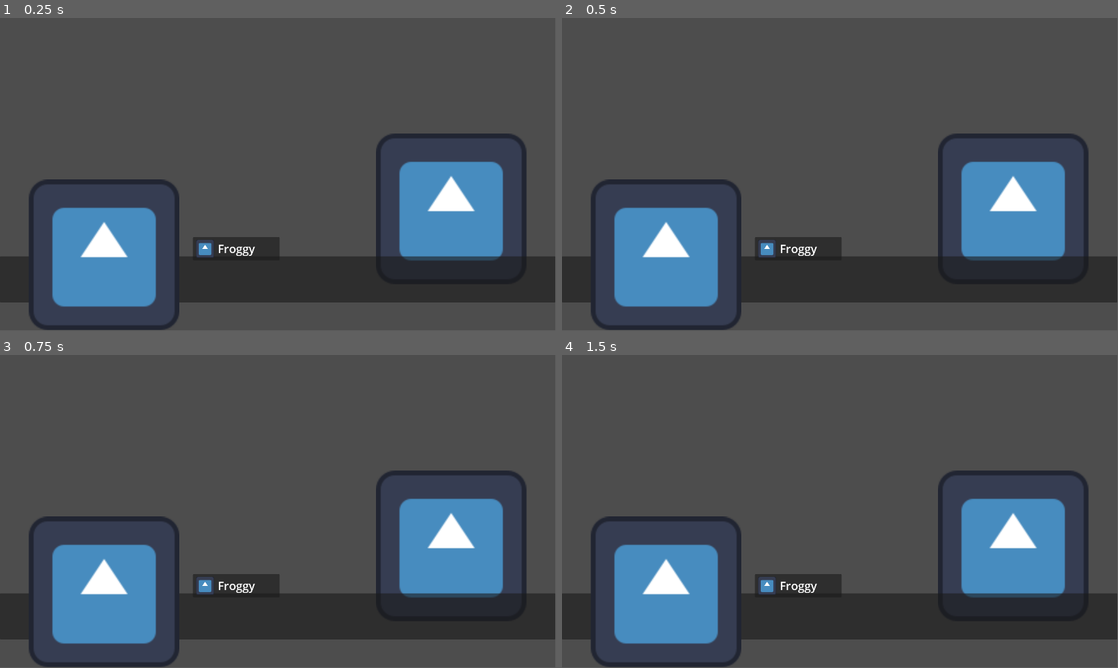
Above: before the commit, frames 1-4 (two rows, left to right).
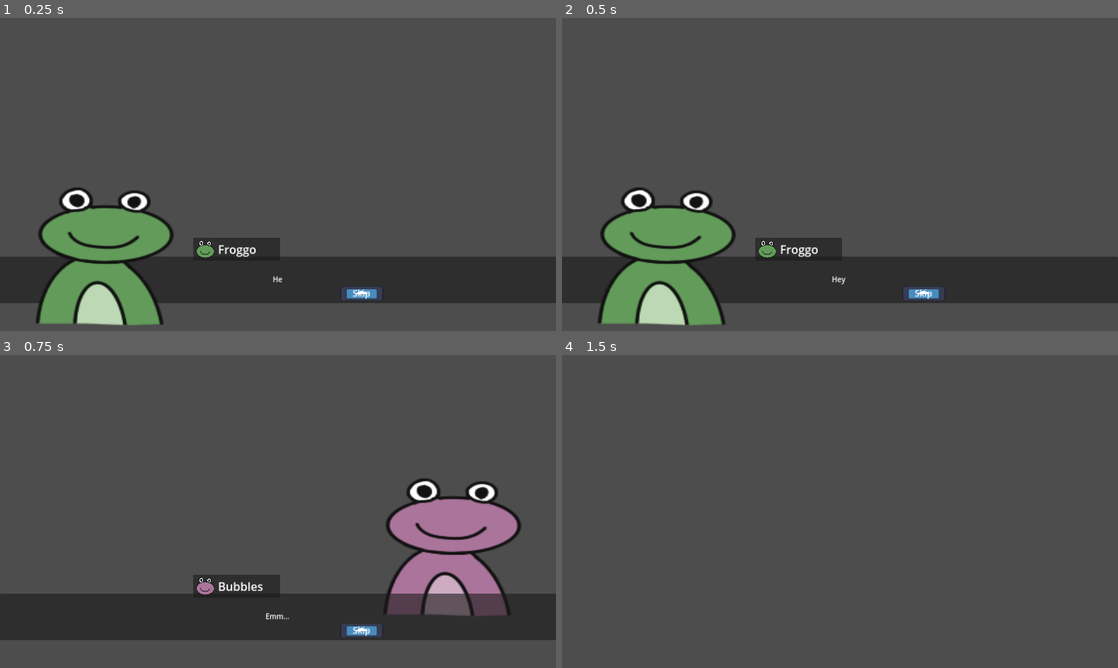
Above: after the commit, the same moments.

Repository: MrTadex/Disco-bubble-knight
Game: Godot game, scene res://Scenes/Chapter1.tscn
Same seed, same stepped clock (60 frames per second), same inputs: the game is played once before the commit and once after it. The engine's default icon, where the game draws it, is replaced by a stand-in: a white triangle on a blue panel in a dark square.
Inputs (mouse positions are in pixels of both pictures, inside the frame that each line leads up to):
- Up to frame 1 (0.25 s): no input
- Up to frame 2 (0.5 s): no input
- Up to frame 3 (0.75 s): click (361, 630) at 0.5 s, where only the run after the commit has a clickable "Skip"
- Up to frame 4 (1.5 s): click (923, 630) at 1.25 s, where only the run after the commit has a clickable "Skip"
In our replay, the window is 799x449 before the commit and 800x450 after it. These sizes can differ from the game's own. Grey fills any space a smaller window leaves; there, only what the larger window draws over its background counts as a difference.

The runs differ from the first frame. In frame 1, 19% of the frame differs, in the area x 0-100%, y 36-100%; in frame 2, 19%; in frame 3, 19%; in frame 4, 26%.

Commit message:
Added working dialogue system

Diff:
--- a/Chapters/Chapter 1/Chapter1.tres
+++ b/Chapters/Chapter1/Chapter1.tres
@@ -1,22 +1,24 @@
 [gd_resource type="Resource" script_class="DialogueData" load_steps=7 format=3 uid="uid://c0cm4ec7cdl7p"]
 
-[ext_resource type="Script" path="res://DialogueSystem/Scripts/LineData.gd" id="1_5644d"]
+[ext_resource type="Script" path="res://DialogueSystem/Scripts/LineData.gd" id="1_gayqy"]
 [ext_resource type="Resource" uid="uid://v14c8rjgawhm" path="res://Characters/Froggo.tres" id="2_n1cy8"]
-[ext_resource type="Script" path="res://DialogueSystem/Scripts/DialogueData.gd" id="2_tv2yp"]
 [ext_resource type="Resource" uid="uid://bnetvik1uh7xc" path="res://Characters/Bubbles.tres" id="3_60ahp"]
+[ext_resource type="Script" path="res://DialogueSystem/Scripts/DialogueData.gd" id="4_x1ecj"]
 
 [sub_resource type="Resource" id="Resource_pa3je"]
-script = ExtResource("1_5644d")
+script = ExtResource("1_gayqy")
 Character = ExtResource("2_n1cy8")
+Location = "LEFT"
 Line = "Hey sexy frog. What is your name?"
 Emotion = 0
 
 [sub_resource type="Resource" id="Resource_l58q0"]
-script = ExtResource("1_5644d")
+script = ExtResource("1_gayqy")
 Character = ExtResource("3_60ahp")
+Location = "RIGHT"
 Line = "Emm... M.. My name is emm... Bubbles."
 Emotion = 0
 
 [resource]
-script = ExtResource("2_tv2yp")
-Lines = Array[ExtResource("1_5644d")]([SubResource("Resource_pa3je"), SubResource("Resource_l58q0")])
+script = ExtResource("4_x1ecj")
+Lines = Array[ExtResource("1_gayqy")]([SubResource("Resource_pa3je"), SubResource("Resource_l58q0")])
--- a/Characters/Bubbles.tres
+++ b/Characters/Bubbles.tres
@@ -1,14 +1,40 @@
-[gd_resource type="Resource" script_class="CharacterData" load_steps=4 format=3 uid="uid://bnetvik1uh7xc"]
+[gd_resource type="Resource" script_class="CharacterData" load_steps=9 format=3 uid="uid://bnetvik1uh7xc"]
 
-[ext_resource type="Script" path="res://DialogueSystem/Scripts/EmotionSprite.gd" id="1_huclv"]
-[ext_resource type="Script" path="res://DialogueSystem/Scripts/CharacterData.gd" id="2_s2cv8"]
+[ext_resource type="Script" path="res://DialogueSystem/Scripts/EmotionSprite.gd" id="1_l1eji"]
+[ext_resource type="Script" path="res://DialogueSystem/Scripts/CharacterData.gd" id="2_uqh43"]
 
-[sub_resource type="Resource" id="Resource_xvkss"]
-script = ExtResource("1_huclv")
-Emotion = 0
-Sprite = "<null>"
+[sub_resource type="Resource" id="Resource_egt53"]
+script = ExtResource("1_l1eji")
+Emotion = null
+Sprite = "res://Characters/Bubbles/happy_princess.png"
+
+[sub_resource type="Resource" id="Resource_spbr0"]
+script = ExtResource("1_l1eji")
+Emotion = 2
+Sprite = "res://Characters/Bubbles/sad_princess.png"
+
+[sub_resource type="Resource" id="Resource_17sca"]
+script = ExtResource("1_l1eji")
+Emotion = 3
+Sprite = "res://Characters/Bubbles/angery_princess.png"
+
+[sub_resource type="Resource" id="Resource_iipho"]
+script = ExtResource("1_l1eji")
+Emotion = 4
+Sprite = "res://Characters/Bubbles/surprised_princess.png"
+
+[sub_resource type="Resource" id="Resource_ritkm"]
+script = ExtResource("1_l1eji")
+Emotion = 5
+Sprite = "res://Characters/Bubbles/not_impressed_princess.png"
+
+[sub_resource type="Resource" id="Resource_5mp6k"]
+script = ExtResource("1_l1eji")
+Emotion = 6
+Sprite = "res://Characters/Bubbles/excited_princess.png"
 
 [resource]
-script = ExtResource("2_s2cv8")
-Name = ""
-Emotions = Array[ExtResource("1_huclv")]([SubResource("Resource_xvkss")])
+script = ExtResource("2_uqh43")
+IconPath = "res://Characters/Bubbles/princess.png"
+Name = "Bubbles"
+Emotions = Array[ExtResource("1_l1eji")]([SubResource("Resource_egt53"), SubResource("Resource_spbr0"), SubResource("Resource_17sca"), SubResource("Resource_iipho"), SubResource("Resource_ritkm"), SubResource("Resource_5mp6k")])
--- a/Characters/Froggo.tres
+++ b/Characters/Froggo.tres
@@ -1,9 +1,40 @@
-[gd_resource type="Resource" script_class="CharacterData" load_steps=3 format=3 uid="uid://v14c8rjgawhm"]
+[gd_resource type="Resource" script_class="CharacterData" load_steps=9 format=3 uid="uid://v14c8rjgawhm"]
 
-[ext_resource type="Script" path="res://DialogueSystem/Scripts/EmotionSprite.gd" id="1_bvmba"]
-[ext_resource type="Script" path="res://DialogueSystem/Scripts/CharacterData.gd" id="1_hfk62"]
+[ext_resource type="Script" path="res://DialogueSystem/Scripts/EmotionSprite.gd" id="1_5txfv"]
+[ext_resource type="Script" path="res://DialogueSystem/Scripts/CharacterData.gd" id="2_jtpum"]
+
+[sub_resource type="Resource" id="Resource_x6h6l"]
+script = ExtResource("1_5txfv")
+Emotion = 0
+Sprite = "res://Characters/Froggo/happy.png"
+
+[sub_resource type="Resource" id="Resource_10sa0"]
+script = ExtResource("1_5txfv")
+Emotion = 2
+Sprite = "res://Characters/Froggo/sad.png"
+
+[sub_resource type="Resource" id="Resource_xyedo"]
+script = ExtResource("1_5txfv")
+Emotion = 3
+Sprite = "res://Characters/Froggo/angery.png"
+
+[sub_resource type="Resource" id="Resource_k75nd"]
+script = ExtResource("1_5txfv")
+Emotion = 4
+Sprite = "res://Characters/Froggo/surprised.png"
+
+[sub_resource type="Resource" id="Resource_gfti0"]
+script = ExtResource("1_5txfv")
+Emotion = 5
+Sprite = "res://Characters/Froggo/not_impressed.png"
+
+[sub_resource type="Resource" id="Resource_jvc1a"]
+script = ExtResource("1_5txfv")
+Emotion = 6
+Sprite = "res://Characters/Froggo/excited.png"
 
 [resource]
-script = ExtResource("1_hfk62")
-Name = ""
-Emotions = Array[ExtResource("1_bvmba")]([])
+script = ExtResource("2_jtpum")
+IconPath = "res://Characters/Froggo/main_character.png"
+Name = "Froggo"
+Emotions = Array[ExtResource("1_5txfv")]([SubResource("Resource_x6h6l"), SubResource("Resource_10sa0"), SubResource("Resource_xyedo"), SubResource("Resource_k75nd"), SubResource("Resource_gfti0"), SubResource("Resource_jvc1a")])
--- a/DialogueSystem/Scripts/CharacterData.gd
+++ b/DialogueSystem/Scripts/CharacterData.gd
@@ -2,5 +2,6 @@
 
 class_name CharacterData
 
+@export_file("*.png", "*.svg") var IconPath: String
 @export var Name: String
 @export var Emotions: Array[EmotionSprite]
--- a/DialogueSystem/Scripts/GlobalEnums.gd
+++ b/DialogueSystem/Scripts/GlobalEnums.gd
@@ -2,10 +2,10 @@
 
 enum Emotions
 {
-	Happiness = 1,
-	Sadness = 2,
-	Fear = 3,
-	Disgust = 4,
-	Anger = 5,
-	Surprise = 6
+	Happy = 1,
+	Sad = 2,
+	Angery = 3,
+	Surprised = 4,
+	NotImpressed = 5,
+	Excited = 6
 }
--- a/DialogueSystem/Scripts/LineData.gd
+++ b/DialogueSystem/Scripts/LineData.gd
@@ -3,5 +3,6 @@
 class_name LineData
 
 @export var Character: CharacterData
+@export_enum("LEFT", "RIGHT") var Location:String = "LEFT"
 @export_multiline var Line: String
 @export var Emotion : Enums.Emotions
--- /dev/null
+++ b/DialogueSystem/UI/DialoguePanel.gd
@@ -0,0 +1,91 @@
+extends Control
+
+# Bounds
+@onready var _skipButton := %SkipButton
+@onready var _dialogueLine := %DialogueLine
+@onready var _nameBubble := %NameBubble
+@onready var _mainSpeaker := %MainSpeaker
+@onready var _speaker := %Speaker
+
+@onready var _lineTimer := %LineTimer
+
+# Local variables
+@export var LineTime:float = 5
+var _dialogue:DialogueData
+var _lineIndex:int = 0
+var _currentLine:LineData
+
+var _lineTween : Tween
+
+#Signal
+signal DialogueEnd
+
+func StartDialogue(dialogue:DialogueData) -> void:
+	_dialogue = dialogue
+	_lineIndex = -1
+	GetNextLine()
+
+func GetNextLine() -> void:
+	_lineIndex += 1
+
+	if (_lineIndex < _dialogue.Lines.size()):
+		_currentLine = _dialogue.Lines[_lineIndex]
+		_dialogueLine.visible_ratio = 0
+		_dialogueLine.text = _currentLine.Line
+
+		_nameBubble.SetSpeaker(_currentLine.Character)
+
+		var spritePath = GetEmotion(_currentLine.Character, _currentLine.Emotion)
+		print(_currentLine.Location)
+		match(_currentLine.Location):
+			"LEFT": # Left
+				if(spritePath != ""):
+					_mainSpeaker.texture = load(spritePath)
+					_mainSpeaker.visible = true
+				else:
+					_mainSpeaker.visible = false
+				_speaker.visible = false
+			"RIGHT": # Right
+				if(spritePath != ""):
+					_speaker.texture = load(spritePath)
+					_speaker.visible = true
+				else:
+					_speaker.visible = false
+				_mainSpeaker.visible = false
+			_:
+				_mainSpeaker.visible = false
+				_speaker.visible = false
+
+		_lineTimer.start(LineTime)
+
+		_lineTween = create_tween()
+		_lineTween.tween_property(_dialogueLine,"visible_ratio", 1, LineTime -1)
+
+	else:
+		# End of Dialogue
+		DialogueEnd.emit()
+		pass
+
+func Reset() -> void:
+	_nameBubble.ClearSpeaker()
+	_dialogueLine.text = ""
+	_dialogueLine.visible_ratio = 0
+	_mainSpeaker.texture = null
+	_speaker.texture = null
+
+func _on_skip_button_button_down() -> void:
+	_skipButton.self_modulate = Color.GRAY
+
+func _on_skip_button_button_up() -> void:
+	_skipButton.self_modulate = Color.WHITE
+	GetNextLine()
+
+func _on_line_timer_timeout() -> void:
+	GetNextLine()
+
+# Helper Functions
+func GetEmotion(character:CharacterData, emotion:Enums.Emotions) -> String:
+	for emotionSprite in character.Emotions:
+		if(emotion == emotionSprite.Emotion):
+			return emotionSprite.Sprite
+	return ""
--- a/DialogueSystem/UI/DialoguePanel.tscn
+++ b/DialogueSystem/UI/DialoguePanel.tscn
@@ -1,12 +1,17 @@
-[gd_scene load_steps=4 format=3 uid="uid://bxn7snwc84yn2"]
+[gd_scene load_steps=7 format=3 uid="uid://bxn7snwc84yn2"]
 
 [ext_resource type="Texture2D" uid="uid://610upam11jk6" path="res://icon.svg" id="1_0iyra"]
+[ext_resource type="Script" path="res://DialogueSystem/UI/DialoguePanel.gd" id="1_5f4r4"]
+[ext_resource type="Script" path="res://DialogueSystem/UI/NameBubble.gd" id="3_663ly"]
 
 [sub_resource type="LabelSettings" id="LabelSettings_8c4mk"]
 font_size = 40
 
 [sub_resource type="LabelSettings" id="LabelSettings_0jwkf"]
 font_size = 25
+
+[sub_resource type="LabelSettings" id="LabelSettings_47800"]
+font_size = 30
 
 [node name="DialoguePanel" type="Control"]
 layout_mode = 3
@@ -15,8 +20,10 @@
 anchor_bottom = 1.0
 grow_horizontal = 2
 grow_vertical = 2
+script = ExtResource("1_5f4r4")
 
 [node name="Speaker" type="TextureRect" parent="."]
+unique_name_in_owner = true
 custom_minimum_size = Vector2(450, 520)
 layout_mode = 1
 anchors_preset = 3
@@ -46,6 +53,7 @@
 grow_vertical = 0
 
 [node name="NameBubble" type="Panel" parent="DialogueBubble"]
+unique_name_in_owner = true
 layout_mode = 1
 anchors_preset = 8
 anchor_left = 0.5
@@ -58,6 +66,7 @@
 offset_bottom = -66.0
 grow_horizontal = 2
 grow_vertical = 2
+script = ExtResource("3_663ly")
 
 [node name="HSplitContainer" type="HSplitContainer" parent="DialogueBubble/NameBubble"]
 layout_mode = 1
@@ -66,9 +75,11 @@
 offset_left = 10.0
 offset_right = 250.0
 grow_vertical = 2
+dragger_visibility = 1
 metadata/_edit_use_anchors_ = true
 
-[node name="TextureRect" type="TextureRect" parent="DialogueBubble/NameBubble/HSplitContainer"]
+[node name="CharacterIcon" type="TextureRect" parent="DialogueBubble/NameBubble/HSplitContainer"]
+unique_name_in_owner = true
 custom_minimum_size = Vector2(64, 64)
 layout_mode = 2
 size_flags_horizontal = 4
@@ -76,7 +87,8 @@
 texture = ExtResource("1_0iyra")
 expand_mode = 1
 
-[node name="Name" type="Label" parent="DialogueBubble/NameBubble/HSplitContainer"]
+[node name="CharacterName" type="Label" parent="DialogueBubble/NameBubble/HSplitContainer"]
+unique_name_in_owner = true
 layout_mode = 2
 size_flags_horizontal = 2
 text = "Froggy"
@@ -84,7 +96,8 @@
 horizontal_alignment = 1
 vertical_alignment = 1
 
-[node name="Line" type="Label" parent="DialogueBubble"]
+[node name="DialogueLine" type="Label" parent="DialogueBubble"]
+unique_name_in_owner = true
 custom_minimum_size = Vector2(550, 0)
 layout_mode = 1
 anchors_preset = 13
@@ -101,7 +114,40 @@
 horizontal_alignment = 1
 vertical_alignment = 1
 
+[node name="SkipButton" type="TextureButton" parent="DialogueBubble"]
+unique_name_in_owner = true
+custom_minimum_size = Vector2(150, 50)
+layout_mode = 1
+anchors_preset = 8
+anchor_left = 0.5
+anchor_top = 0.5
+anchor_right = 0.5
+anchor_bottom = 0.5
+offset_left = 214.0
+offset_top = 22.0
+offset_right = 364.0
+offset_bottom = 72.0
+grow_horizontal = 2
+grow_vertical = 2
+texture_normal = ExtResource("1_0iyra")
+texture_pressed = ExtResource("1_0iyra")
+ignore_texture_size = true
+stretch_mode = 0
+
+[node name="Label" type="Label" parent="DialogueBubble/SkipButton"]
+layout_mode = 1
+anchors_preset = 15
+anchor_right = 1.0
+anchor_bottom = 1.0
+grow_horizontal = 2
+grow_vertical = 2
+text = "Skip"
+label_settings = SubResource("LabelSettings_47800")
+horizontal_alignment = 1
+vertical_alignment = 1
+
 [node name="MainSpeaker" type="TextureRect" parent="."]
+unique_name_in_owner = true
 custom_minimum_size = Vector2(450, 520)
 layout_mode = 1
 anchors_preset = 2
@@ -114,3 +160,11 @@
 grow_vertical = 0
 texture = ExtResource("1_0iyra")
 expand_mode = 3
+
+[node name="LineTimer" type="Timer" parent="."]
+unique_name_in_owner = true
+wait_time = 5.0
+
+[connection signal="button_down" from="DialogueBubble/SkipButton" to="." method="_on_skip_button_button_down"]
+[connection signal="button_up" from="DialogueBubble/SkipButton" to="." method="_on_skip_button_button_up"]
+[connection signal="timeout" from="LineTimer" to="." method="_on_line_timer_timeout"]
--- /dev/null
+++ b/DialogueSystem/UI/NameBubble.gd
@@ -0,0 +1,13 @@
+extends Panel
+
+@onready var _characterIcon := %CharacterIcon
+@onready var _characterName := %CharacterName
+
+func SetSpeaker(character: CharacterData) -> void:
+	_characterIcon.texture = load(character.IconPath)
+	_characterName.text = character.Name
+	print(character.Name)
+
+func ClearSpeaker() -> void:
+	_characterIcon.texture = null
+	_characterName.text = ""
--- /dev/null
+++ b/Managers/GameManager.gd
@@ -0,0 +1,27 @@
+extends Node
+
+# Bounds
+@onready var _dialoguePanel = %DialoguePanel
+# add game
+
+# Variables
+@export var _flow:Array[DialogueData] # add class for triggers
+var _flowIndex = -1
+
+var _currentState
+
+func _ready() -> void:
+	StartNextState()
+
+func StartNextState() -> void:
+	_flowIndex += 1
+
+	if(_flowIndex < _flow.size()):
+		_currentState = _flow[_flowIndex]
+
+		# add state switch
+		_dialoguePanel.visible = true
+		_dialoguePanel.StartDialogue(_currentState)
+	else:
+		# Go to next scene / Chapters
+		_dialoguePanel.visible = false
--- a/Scenes/Chapter1.tscn
+++ b/Scenes/Chapter1.tscn
@@ -1,16 +1,22 @@
-[gd_scene load_steps=2 format=3 uid="uid://cjxmhp4ejtq6q"]
+[gd_scene load_steps=5 format=3 uid="uid://cjxmhp4ejtq6q"]
 
 [ext_resource type="PackedScene" uid="uid://bxn7snwc84yn2" path="res://DialogueSystem/UI/DialoguePanel.tscn" id="1_3ku16"]
+[ext_resource type="Script" path="res://Managers/GameManager.gd" id="1_yo6pd"]
+[ext_resource type="Script" path="res://DialogueSystem/Scripts/DialogueData.gd" id="2_xdh6p"]
+[ext_resource type="Resource" uid="uid://c0cm4ec7cdl7p" path="res://Chapters/Chapter1/Chapter1.tres" id="3_uqtwn"]
 
-[node name="Chapter1" type="Control"]
-layout_mode = 3
-anchors_preset = 15
-anchor_right = 1.0
-anchor_bottom = 1.0
-grow_horizontal = 2
-grow_vertical = 2
+[node name="Chapter1" type="Node2D"]
+script = ExtResource("1_yo6pd")
+_flow = Array[ExtResource("2_xdh6p")]([ExtResource("3_uqtwn")])
 
 [node name="DialoguePanel" parent="." instance=ExtResource("1_3ku16")]
-layout_mode = 1
+unique_name_in_owner = true
+custom_minimum_size = Vector2(1920, 1080)
+offset_right = 1920.0
+offset_bottom = 1080.0
 size_flags_horizontal = 3
 size_flags_vertical = 3
+
+[node name="AudioStreamPlayer2D" type="AudioStreamPlayer2D" parent="."]
+
+[connection signal="DialogueEnd" from="DialoguePanel" to="." method="StartNextState"]
--- a/project.godot
+++ b/project.godot
@@ -19,3 +19,4 @@
 
 window/size/viewport_width=1920
 window/size/viewport_height=1080
+window/stretch/mode="canvas_items"
Binary file added: Characters/Bubbles/angery_princess.png
Not shown, added: Characters/Bubbles/angery_princess.png.import
Binary file added: Characters/Bubbles/excited_princess.png
Not shown, added: Characters/Bubbles/excited_princess.png.import
Binary file added: Characters/Bubbles/happy_princess.png
Not shown, added: Characters/Bubbles/happy_princess.png.import
Binary file added: Characters/Bubbles/not_impressed_princess.png
Not shown, added: Characters/Bubbles/not_impressed_princess.png.import
Binary file added: Characters/Bubbles/princess.png
Not shown, added: Characters/Bubbles/princess.png.import
Binary file added: Characters/Bubbles/sad_princess.png
Not shown, added: Characters/Bubbles/sad_princess.png.import
(and 16 more such lines)
